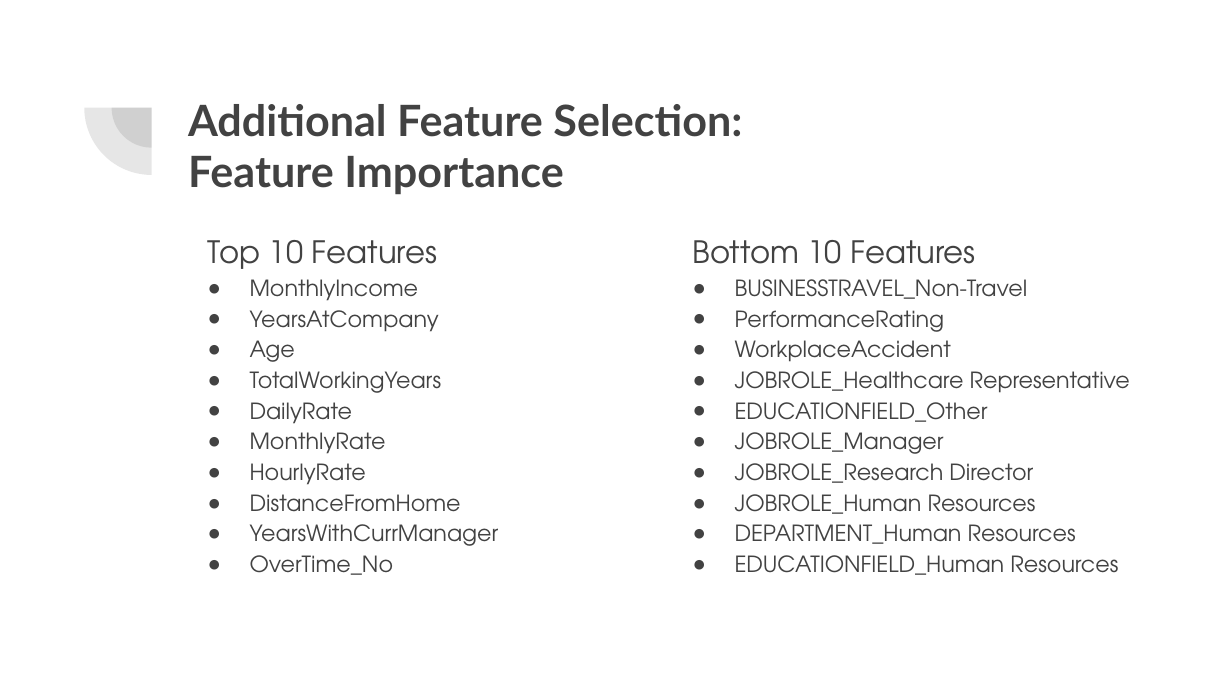
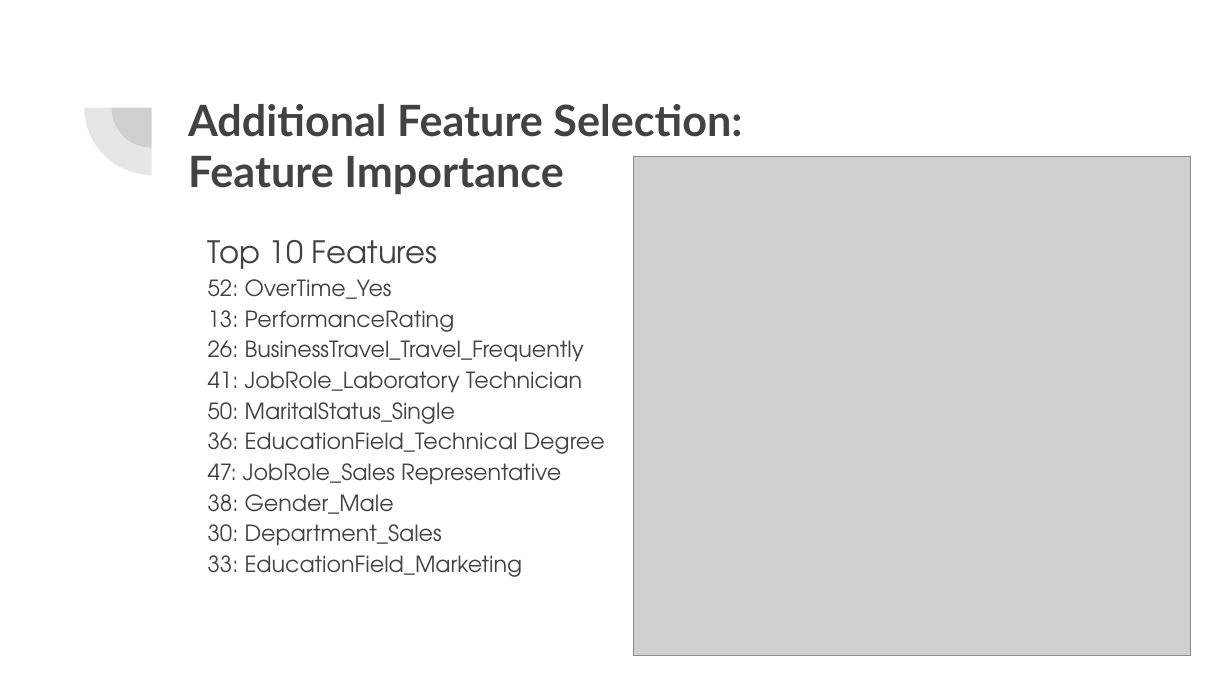
Before and after one commit to lykkelig/Group6_Final_Project, a slide deck: slide 13 of Presentation/Final Project Presentation.pptx. Drawn at 1232x693 pixels with LibreOffice and Linux fonts; fonts in the diff are those of the drawing; grey boxes stand for pictures. Boxes give left, top, right and bottom in pixels: in the first picture for what was removed or moved away, otherwise in the second. Text is boxed around its words. In the diff, an @@ line names an element or a change of style, - is before the commit and + after.

Commit message:
update powerpoint

```diff
--- a/Presentation/Final Project Presentation.pptx
+++ b/Presentation/Final Project Presentation.pptx
@@ picture added at (633, 156, 1190, 655) @@
@@ text removed at (693, 240, 1130, 575) @@
-Bottom 10 Features
-● BUSINESSTRAVEL_Non-Travel
-● PerformanceRating
-● WorkplaceAccident
-● JOBROLE_Healthcare Representative
-● EDUCATIONFIELD_Other
-● JOBROLE_Manager
-● JOBROLE_Research Director
-● JOBROLE_Human Resources
-● DEPARTMENT_Human Resources
-● EDUCATIONFIELD_Human Resources
@@ text at (208, 279, 605, 577): text changed @@
-● MonthlyIncome
-● YearsAtCompany
-● Age
-● TotalWorkingYears
-● DailyRate
-● MonthlyRate
-● HourlyRate
-● DistanceFromHome
-● YearsWithCurrManager
-● OverTime_No
+52: OverTime_Yes
+13: PerformanceRating
+26: BusinessTravel_Travel_Frequently
+41: JobRole_Laboratory Technician
+50: MaritalStatus_Single
+36: EducationField_Technical Degree
+47: JobRole_Sales Representative
+38: Gender_Male
+30: Department_Sales
+33: EducationField_Marketing
```
Also in this commit, not shown: 1 other slide changed.
